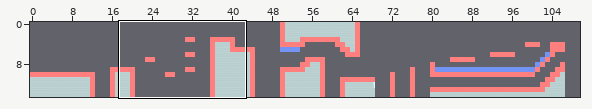
Two states of a Tiled map, Output/Assets/tiles/SnowMap.tmx. The first picture is a wide view before the edit; the outline marks the close-up.
Close-up. Earlier state:
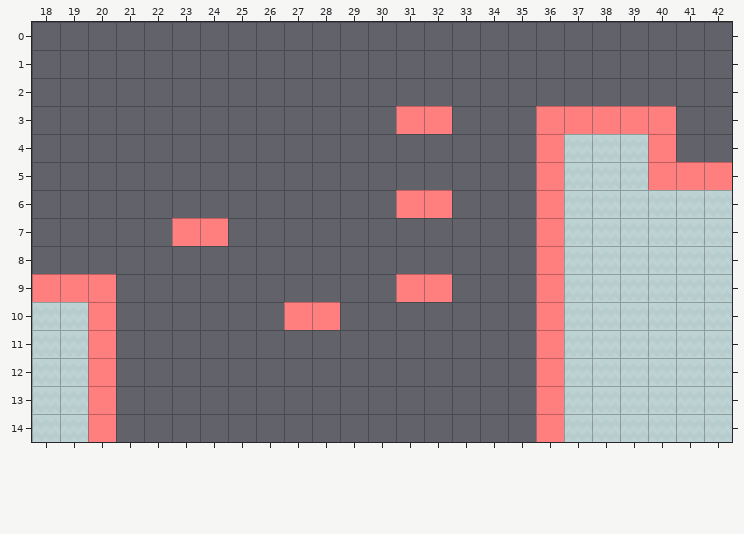
Cells are 70x70 px. Shown: x 18..42, y 0..14. The commit also changed other parts of the map, which this record leaves out.
And afterwards:
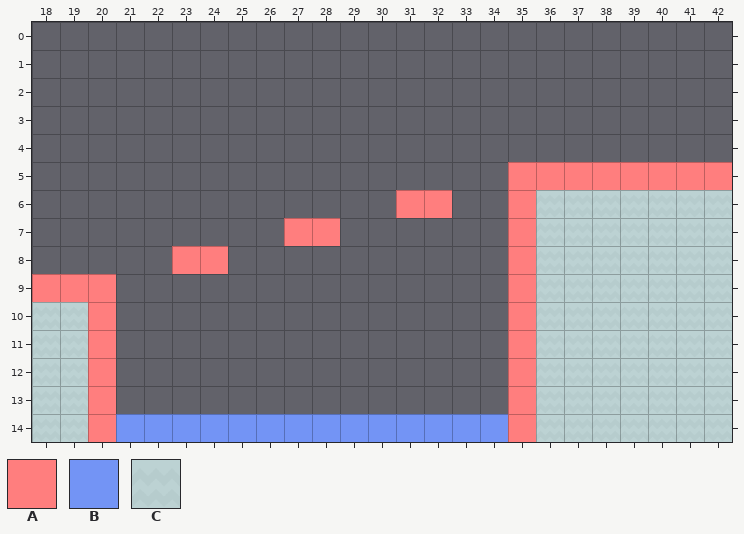
Key: from "Collisions": A 0, B 1; from "SnowSheet": C 15.
_ is an empty cell.
What changed:
Layer "Snow Map":
Tile C gives way to one hidden under a higher layer in row 5 at x 37 to 39.
Tile C now appears in row 6 at x 36.
The edit erases the tile that lay hidden in row 3 at x 31 to 32 and 36 to 40; in row 4 at x 36 and 40; in row 7 at x 23 to 24; in row 9 at x 31 to 32; in row 10 at x 27 to 28.
The edit erases tile C in row 4 at x 37 to 39.
Layer "Collisions":
Tile A now appears in row 5 at x 35 and 37 to 39; in row 6 at x 35; in row 7 at x 27 to 28 and 35; in row 8 at x 23 to 24 and 35; in rows 9 to 14 at x 35.
Tile B now appears in row 14 at x 21 to 34.
The edit erases tile A in row 3 at x 31 to 32 and 36 to 40; in row 4 at x 36 and 40; in row 6 at x 36; in row 7 at x 23 to 24 and 36; in row 8 at x 36; in row 9 at x 31 to 32 and 36.
The edit erases tile A in row 10 at x 27 to 28 and 36; in rows 11 to 14 at x 36.
Boxes around the changes in both close-ups, in picture pixels (x1, y1, x2, y2):
changed: (116, 106, 676, 442)
